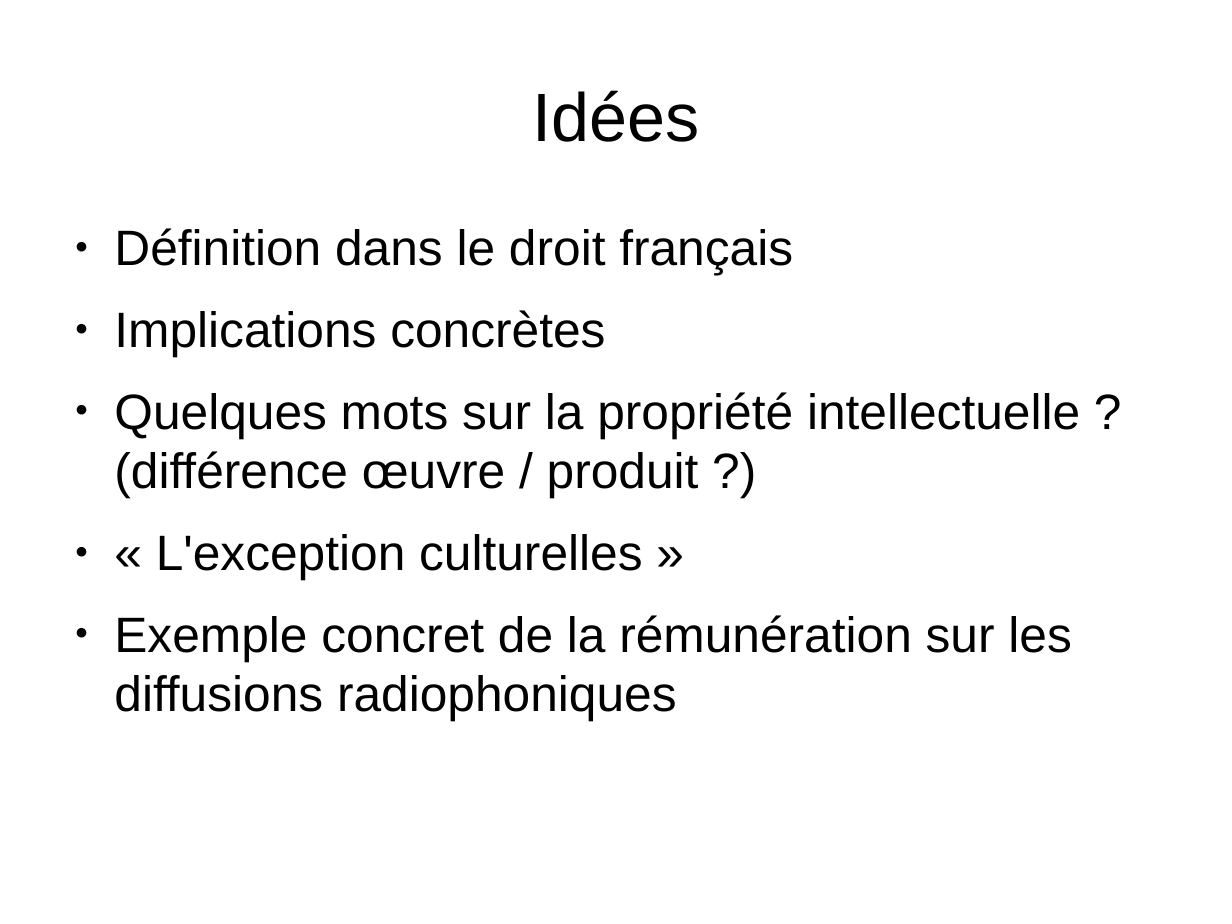
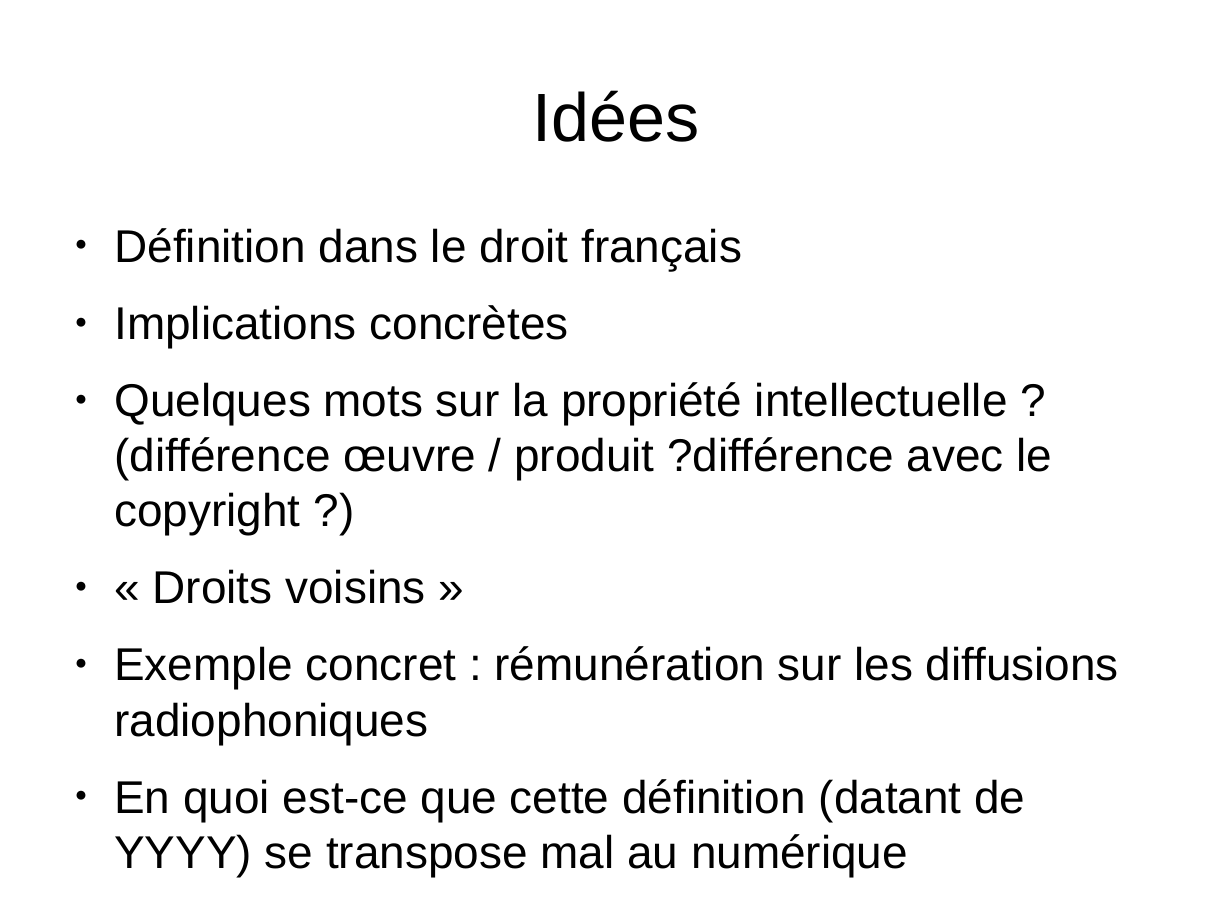
Before and after one commit to Parashp/pph-droit-auteur, a slide deck: slide 4 of soutenance.odp. Drawn at 1232x924 pixels with LibreOffice and Linux fonts; fonts in the diff are those of the drawing. Boxes give left, top, right and bottom in pixels: in the first picture for what was removed or moved away, otherwise in the second. Text is boxed around its words. In the diff, an @@ line names an element or a change of style, - is before the commit and + after.

```diff
--- a/soutenance.odp
+++ b/soutenance.odp
@@ text at [114,228,742,348]: size 32 to 29.6 pt in "Définition dans le droit français", "Implications concrètes" @@
@@ text at [114,382,1119,877]: text changed; size 32 to 29.6 pt @@
-● Quelques mots sur la propriété intellectuelle ? (différence œuvre / produit ?)
-● « L'exception culturelles »
-● Exemple concret de la rémunération sur les diffusions radiophoniques
+● Quelques mots sur la propriété intellectuelle ? (différence œuvre / produit ?différence avec le copyright ?)
+● « Droits voisins »
+● Exemple concret : rémunération sur les diffusions radiophoniques
+● En quoi est-ce que cette définition (datant de YYYY) se transpose mal au numérique
```
Also in this commit, not shown: 2 other slides changed, 6 slides added.
